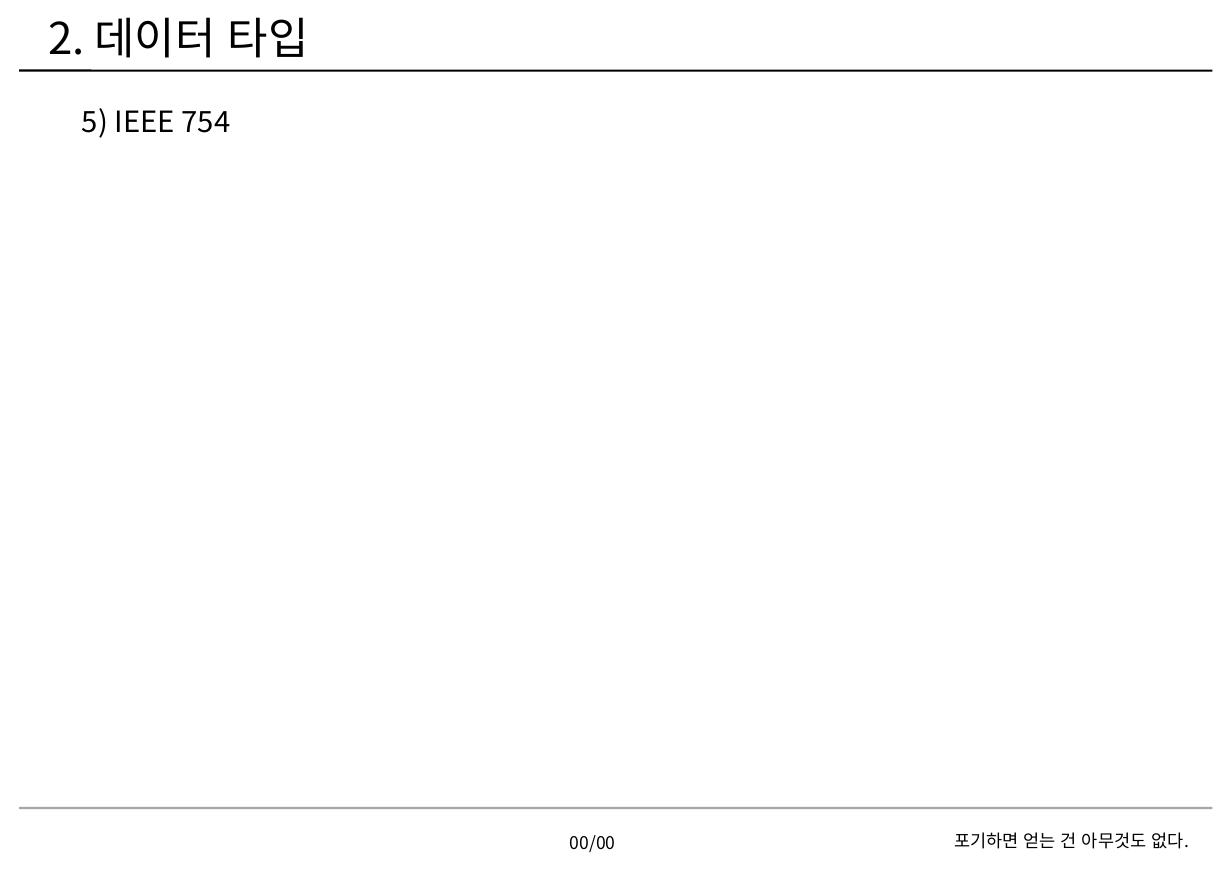
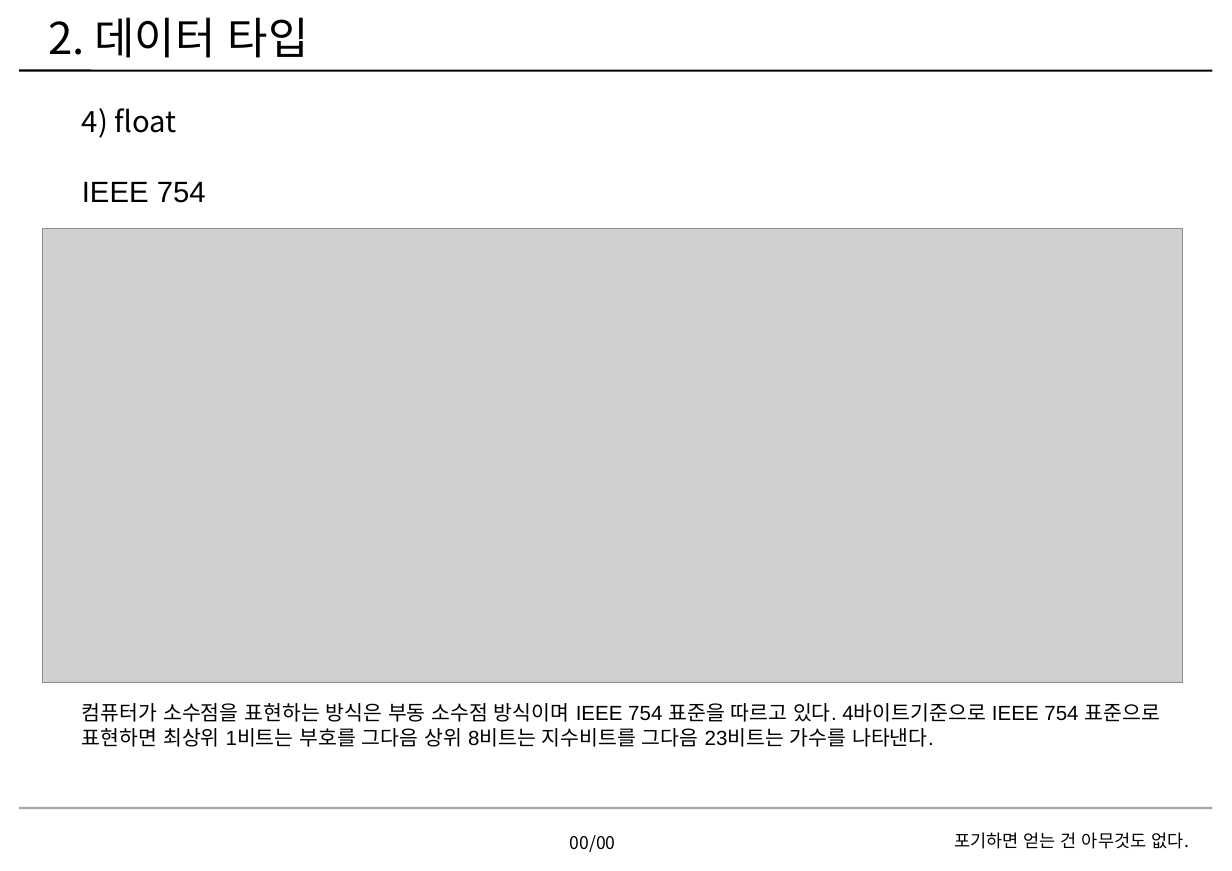
Before and after one commit to EmbeddedSchoolRepo/Lv01-02, a slide deck: slide 19 of HyunhoCha/homework/c/01/차현호1회차숙제.pptx. Drawn at 1232x871 pixels with LibreOffice and Linux fonts; fonts in the diff are those of the drawing; grey boxes stand for pictures; background and template pictures are left out. Boxes give left, top, right and bottom in pixels: in the first picture for what was removed or moved away, otherwise in the second. Text is boxed around its words. In the diff, an @@ line names an element or a change of style, - is before the commit and + after.

```diff
--- a/HyunhoCha/homework/c/01/차현호1회차숙제.pptx
+++ b/HyunhoCha/homework/c/01/차현호1회차숙제.pptx
@@ text at bbox=[82, 108, 1159, 747]: text changed; size 20 to 14 pt; font Noto Sans CJK KR to Arial @@
-5) IEEE 754
+4) float
+IEEE 754
+컴퓨터가 소수점을 표현하는 방식은 부동 소수점 방식이며 IEEE 754 표준을 따르고 있다. 4바이트기준으로 IEEE 754 표준으로 표현하면 최상위 1비트는 부호를 그다음 상위 8비트는 지수비트를 그다음 23비트는 가수를 나타낸다.
@@ picture added at bbox=[42, 229, 1182, 683] @@
```
Also in this commit, not shown: 4 other slides changed, 2 slides added, 1 other file.
